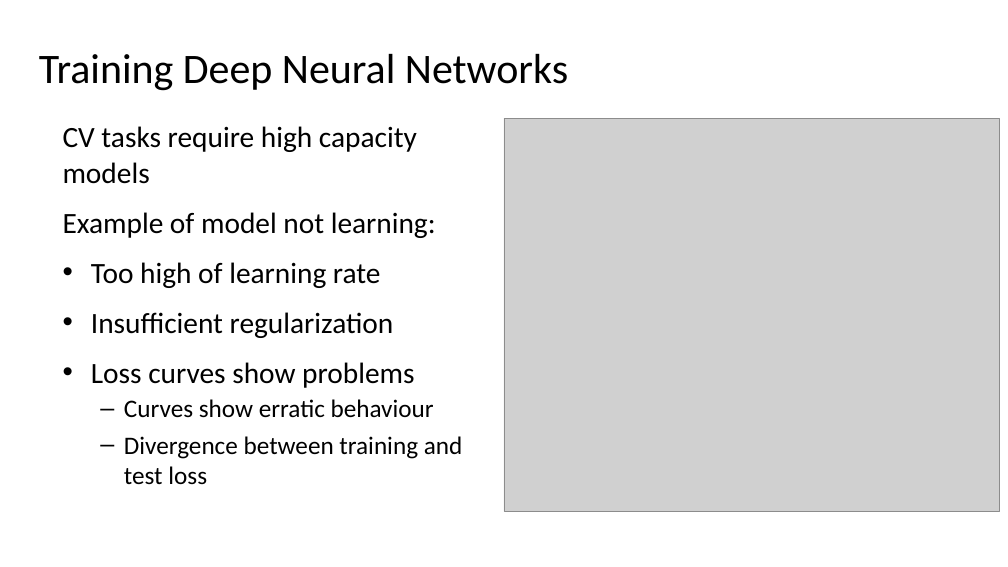
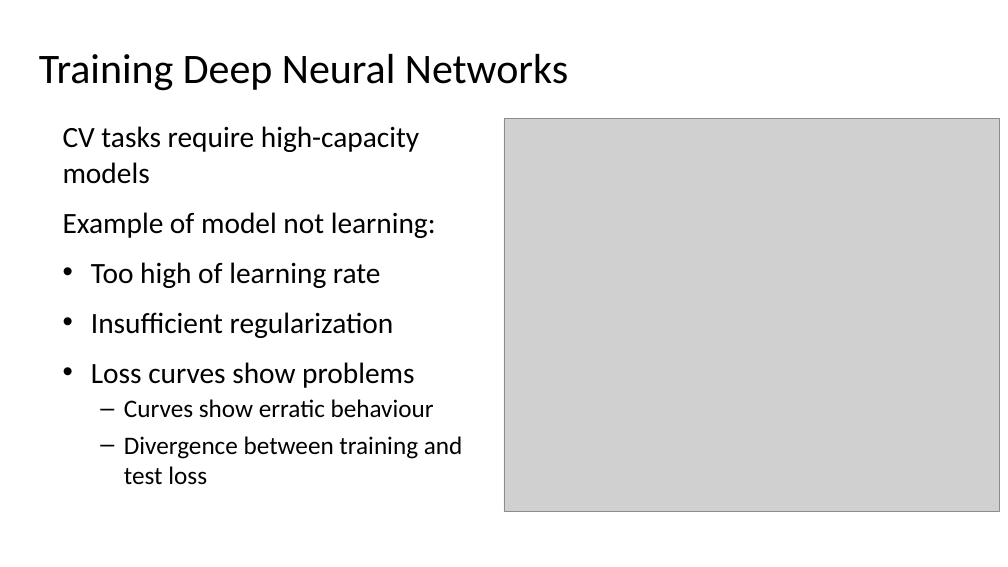
Before and after one commit to StephenElston/CSCI-E25, a slide deck: slide 57 of Slides/5_BuildingBlocksOfDeepLearning.pptx (slide 58 before the commit). Drawn at 1008x567 pixels with LibreOffice and Linux fonts; fonts in the diff are those of the drawing; grey boxes stand for pictures. Boxes give left, top, right and bottom in pixels: in the first picture for what was removed or moved away, otherwise in the second. Text is boxed around its words. In the diff, an @@ line names an element or a change of style, - is before the commit and + after.

```diff
--- a/Slides/5_BuildingBlocksOfDeepLearning.pptx
+++ b/Slides/5_BuildingBlocksOfDeepLearning.pptx
@@ text at [63, 126, 419, 184]: text changed @@
-CV tasks require high capacity models
+CV tasks require high-capacity models
```
Also in this commit, not shown: 7 other slides changed, 1 slide removed.
